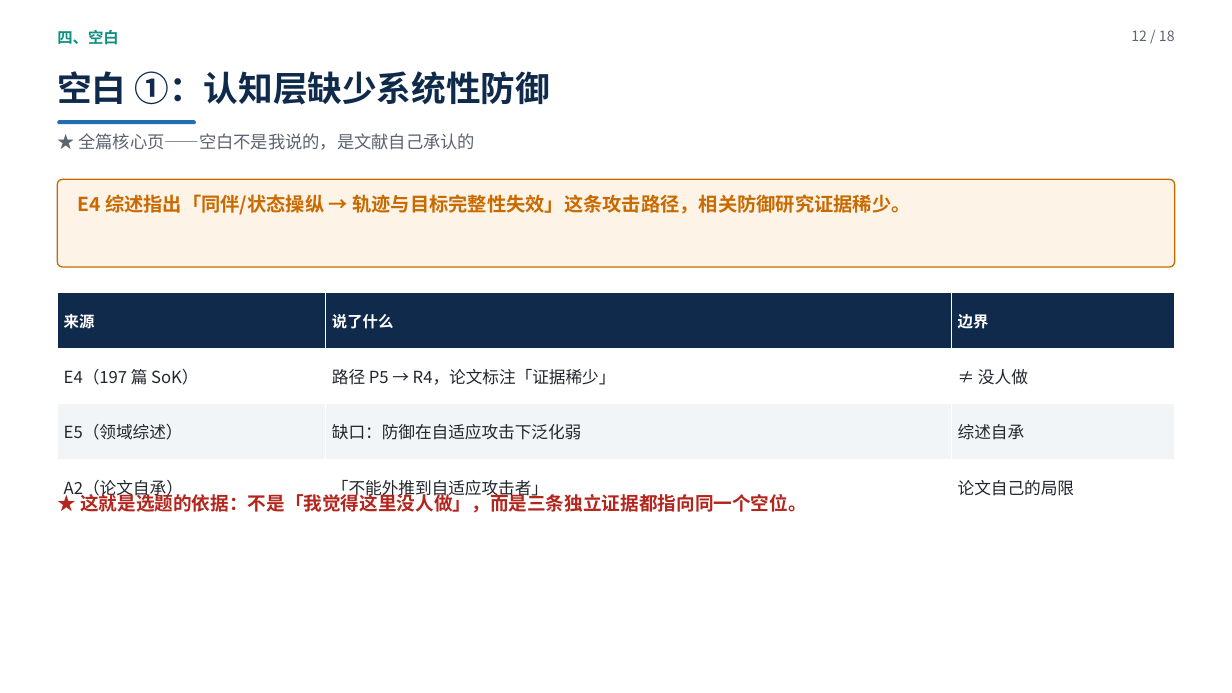
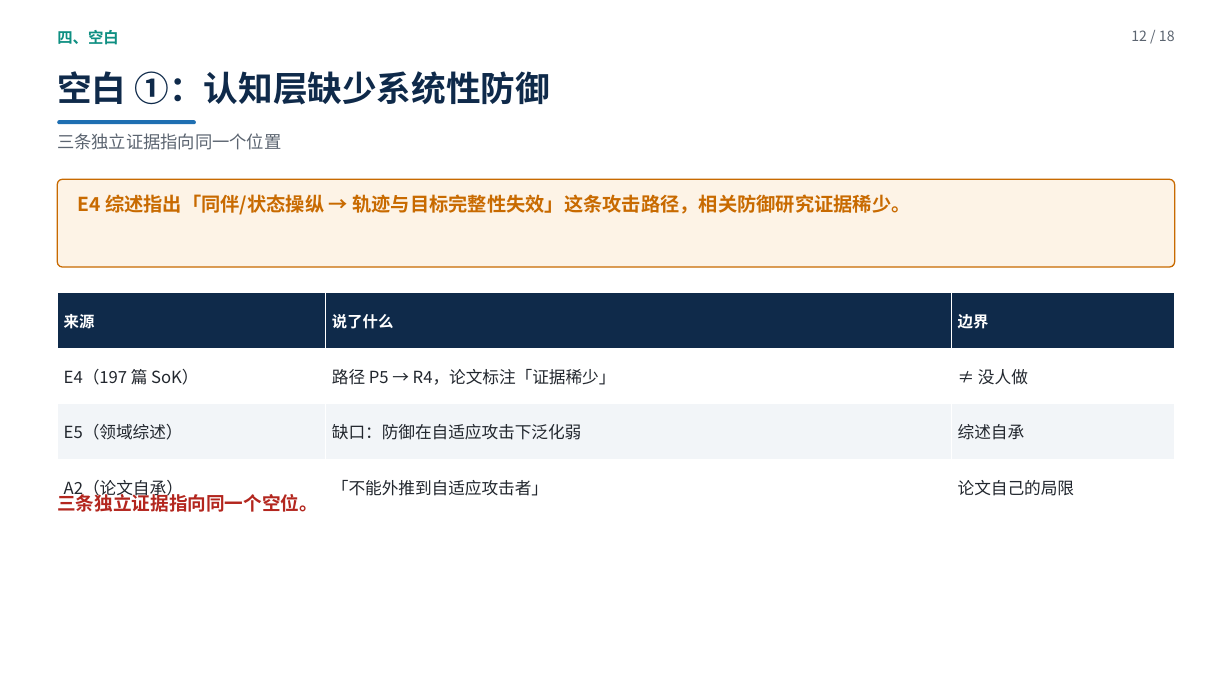
Before and after one commit to yiiiiiii1/multi-agent-remote-sensing, a slide deck: slide 12 of 阶段2-卫星多智能体防御/presentations/新方向调研汇报.pptx. Drawn at 1232x693 pixels with LibreOffice and Linux fonts; fonts in the diff are those of the drawing. Boxes give left, top, right and bottom in pixels: in the first picture for what was removed or moved away, otherwise in the second. Text is boxed around its words. In the diff, an @@ line names an element or a change of style, - is before the commit and + after.

```diff
--- a/阶段2-卫星多智能体防御/presentations/新方向调研汇报.pptx
+++ b/阶段2-卫星多智能体防御/presentations/新方向调研汇报.pptx
@@ text at <box>57,133,281,150</box>: text changed @@
-★ 全篇核心页——空白不是我说的，是文献自己承认的
+三条独立证据指向同一个位置
@@ text at <box>57,491,318,512</box>: text changed @@
-★ 这就是选题的依据：不是「我觉得这里没人做」，而是三条独立证据都指向同一个空位。
+三条独立证据指向同一个空位。
```
Also in this commit, not shown: 13 other slides changed, 2 other files.
